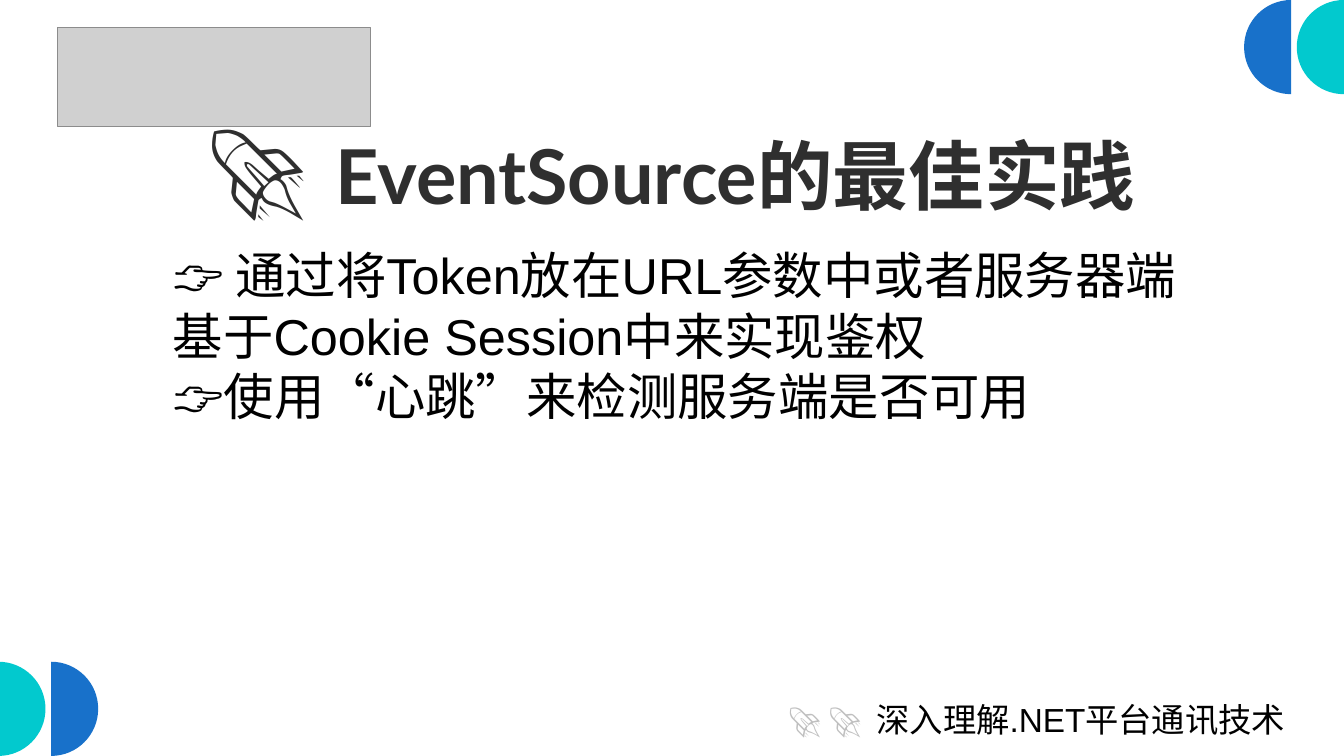
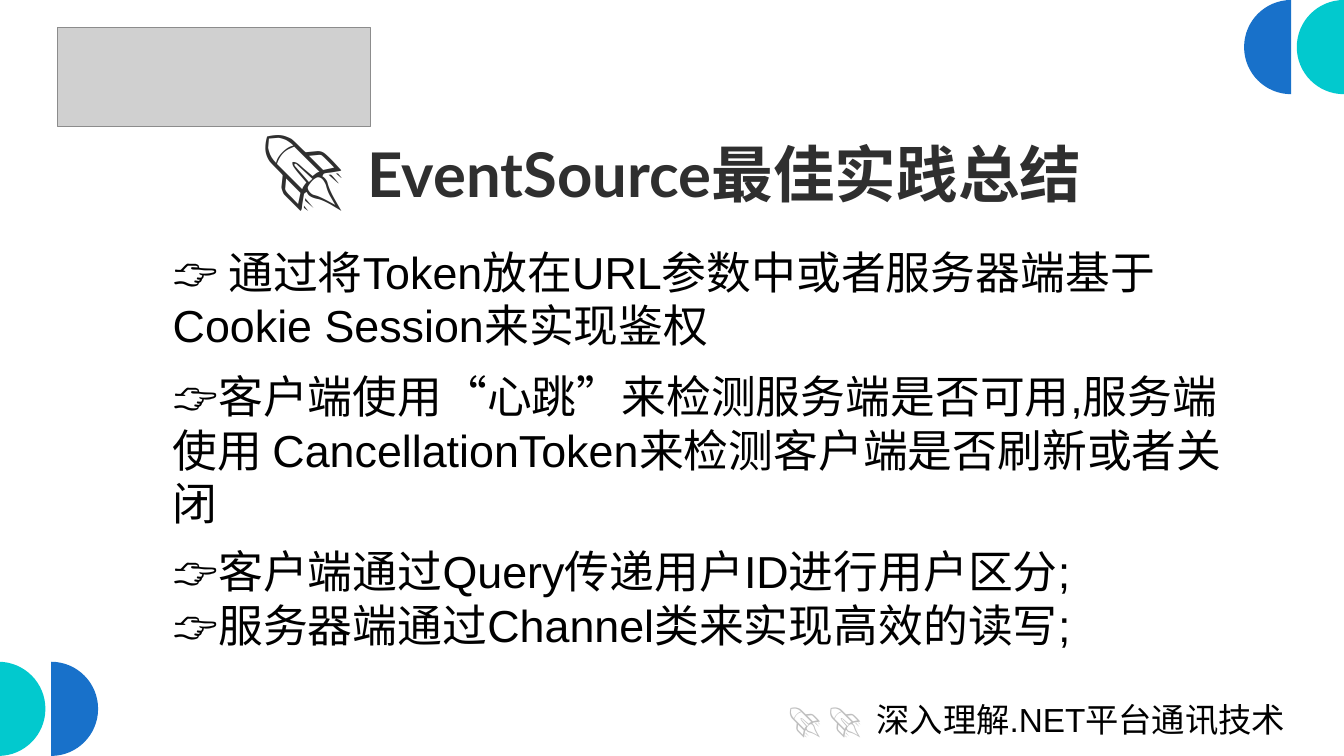
Before and after one commit to scottfly189/dotnet_net_course, a slide deck: slide 7 of src/8.SseDemo/sse_server.odp. Drawn at 1344x756 pixels with LibreOffice and Linux fonts; fonts in the diff are those of the drawing; grey boxes stand for pictures. Boxes give left, top, right and bottom in pixels: in the first picture for what was removed or moved away, otherwise in the second. Text is boxed around its words. In the diff, an @@ line names an element or a change of style, - is before the commit and + after.

```diff
--- a/src/8.SseDemo/sse_server.odp
+++ b/src/8.SseDemo/sse_server.odp
@@ title at [368, 144, 1082, 203]: text changed; size 54 to 44 pt @@
-🚀 EventSource的最佳实践
+🚀 EventSource最佳实践总结
@@ text at [173, 251, 1217, 648]: text changed; size 36 to 32 pt @@
-👉 通过将Token放在URL参数中或者服务器端基于Cookie Session中来实现鉴权
-👉使用“心跳”来检测服务端是否可用
+👉 通过将Token放在URL参数中或者服务器端基于Cookie Session来实现鉴权
+👉客户端使用“心跳”来检测服务端是否可用,服务端使用 CancellationToken来检测客户端是否刷新或者关闭
+👉客户端通过Query传递用户ID进行用户区分;
+👉服务器端通过Channel类来实现高效的读写;
```
Also in this commit, not shown: 8 other slides changed, 1 slide added, 5 other files.
